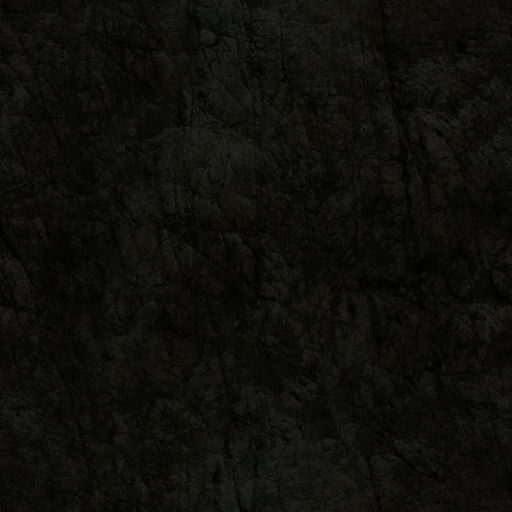
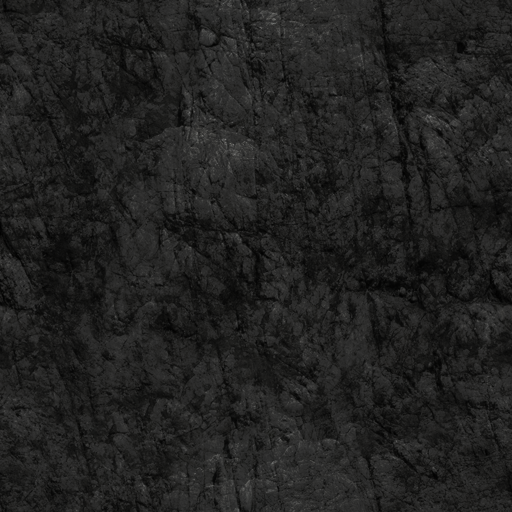
Layered file, before and after one edit (512×512). Changes by layer:
removed layer "Layer 1" (was 83%) over (x1=0, y1=0, x2=512, y2=512)
painted on "Background" over (x1=0, y1=0, x2=512, y2=512)
